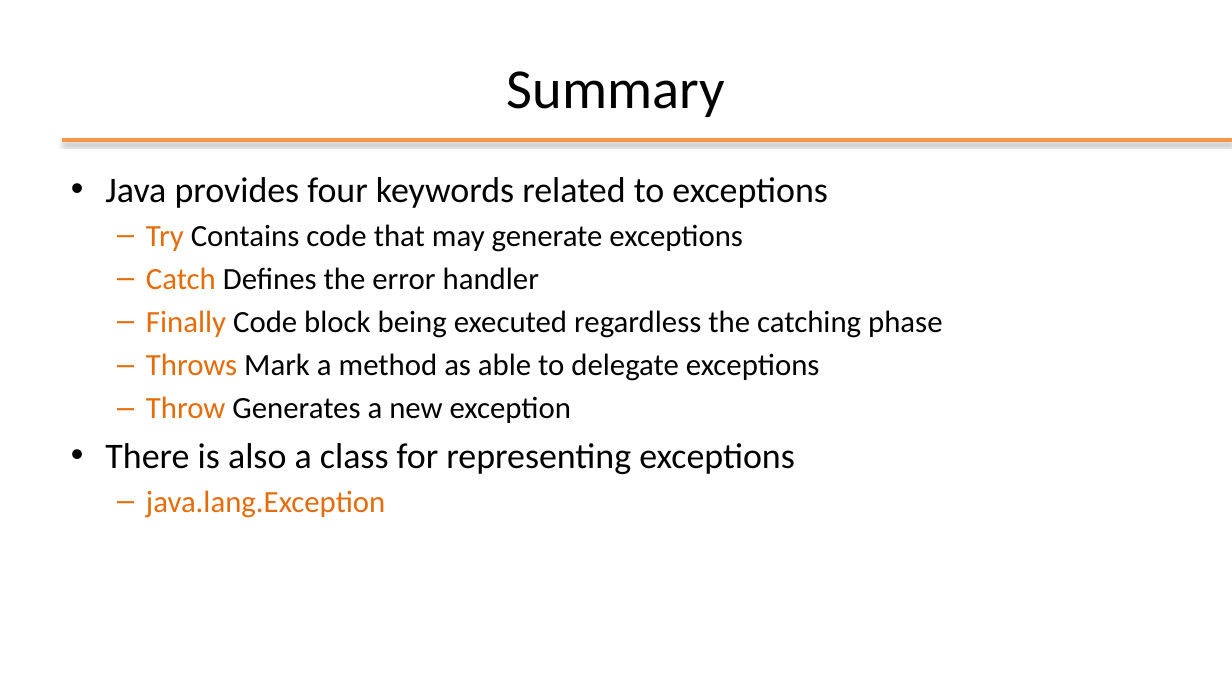
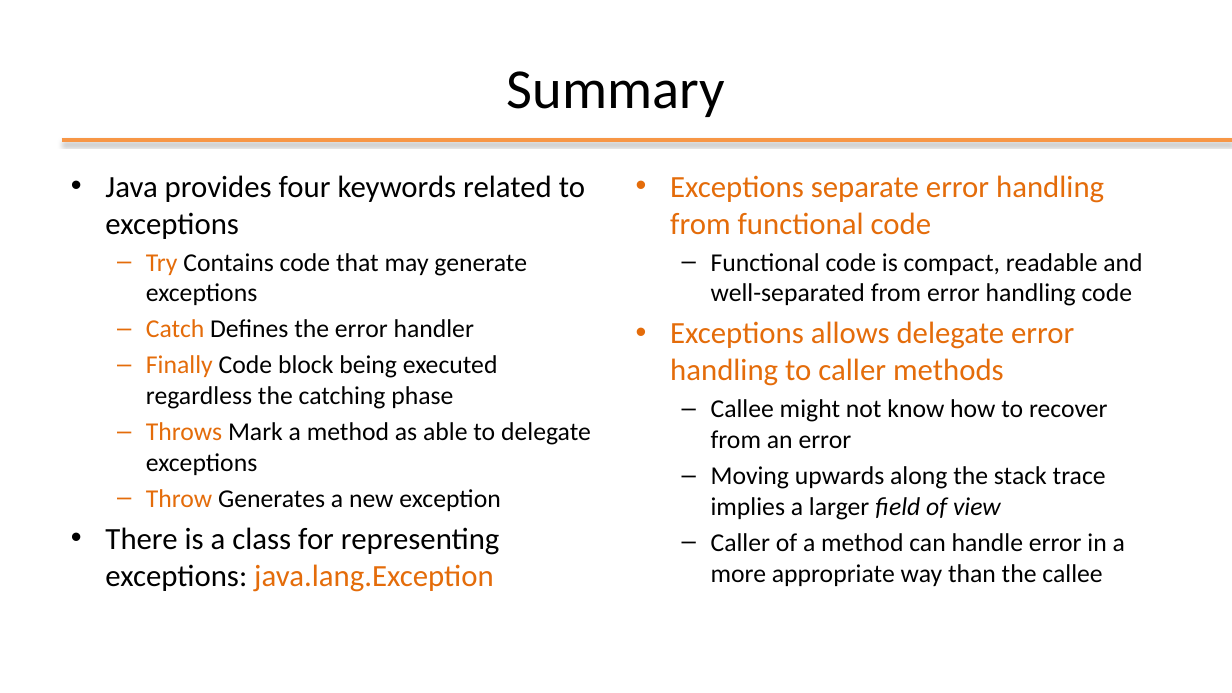
Before and after one commit to plctechnician/ooprogramming, a slide deck: slide 27 of java/slides/ppt/07 - Java Exceptions.pptx (slide 32 before the commit). Drawn at 1232x693 pixels with LibreOffice and Linux fonts; fonts in the diff are those of the drawing; background and template pictures are left out. Boxes give left, top, right and bottom in pixels: in the first picture for what was removed or moved away, otherwise in the second. Text is boxed around its words. In the diff, an @@ line names an element or a change of style, - is before the commit and + after.

```diff
--- a/java/slides/ppt/07 - Java Exceptions.pptx
+++ b/java/slides/ppt/07 - Java Exceptions.pptx
@@ text at (105, 175, 591, 511): size 28 to 24 pt in "Java provides four keywords related to exceptions"; size 24 to 20 pt in "Try Contains code that may generate exceptions", "Catch Defines the error handler", "Finally Code block being executed regardless the ...", "Throws Mark a method as able to ..." and 1 more places @@
@@ text added at (670, 175, 1142, 586), 20 pt, text #000000 @@
+• Exceptions separate error handling from functional code
+  – Functional code is compact, readable and well-separated from error handling code
+• Exceptions allows delegate error handling to caller methods
+  – Callee might not know how to recover from an error
+  – Moving upwards along the stack trace implies a larger field of view
+  – Caller of a method can handle error in a more appropriate way than the callee
@@ text at (105, 527, 499, 592): text changed; size 28 to 24 pt @@
-• There is also a class for representing exceptions
-  – java.lang.Exception
+• There is a class for representing exceptions: java.lang.Exception
```
Also in this commit, not shown: 18 other slides changed, 6 slides removed, 14 other files.
